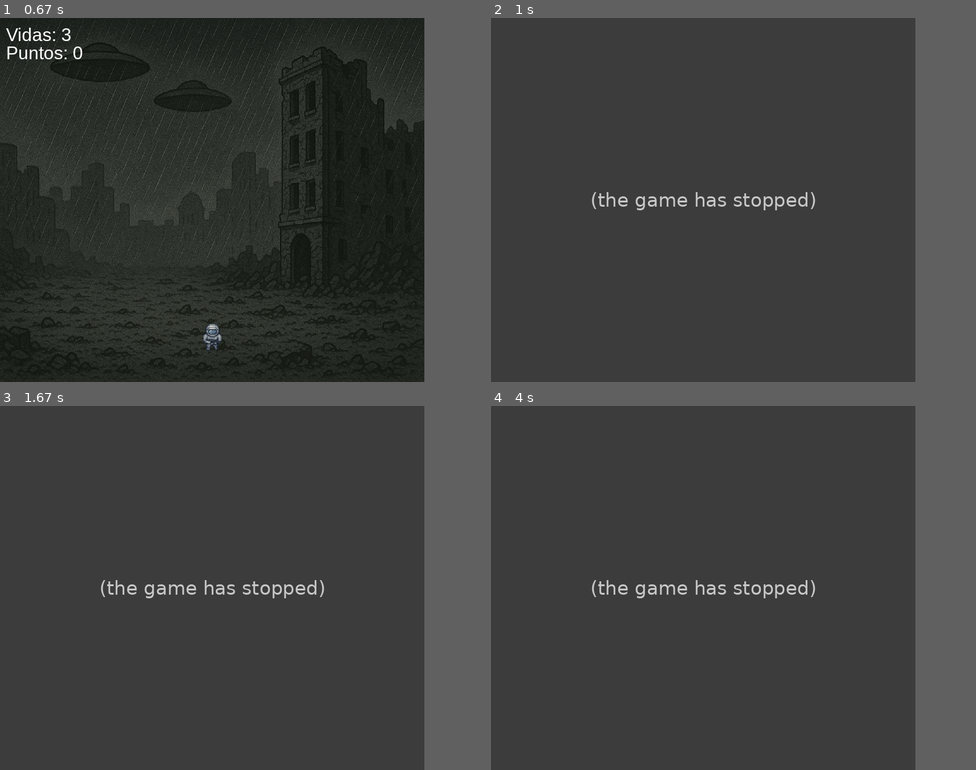
Above: before the commit, frames 1-4 (two rows, left to right).
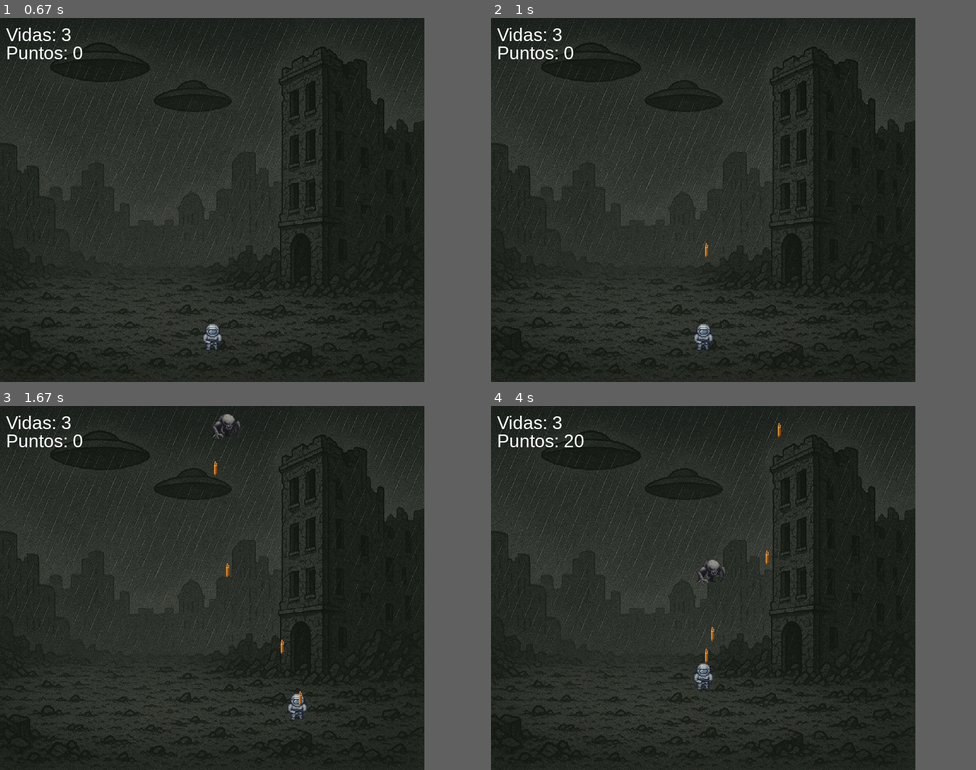
Above: after the commit, the same moments.

Repository: AgustinDugo/TP-Programacion-Pygame
Game: pygame game, started from main.py
Same seed, same stepped clock (60 frames per second), same inputs: the game is played once before the commit and once after it.
Inputs:
- Up to frame 1 (0.67 s): click "Jugar" at 0.38 s
- Up to frame 2 (1 s): tap Space at 0.67 s
- Up to frame 3 (1.67 s): hold Right 1-1.47 s; tap Space at 1.07, 1.37, 1.62 s; hold Up from 1.55 s (still down)
- Up to frame 4 (4 s): release Up at 1.85 s; hold Right 1.88-2.35 s; tap Space at 1.95, 2.25, 2.45, 2.75, 3.02, 3.35, 3.65, 3.78 s; hold Left 2.38-2.92 s; hold Down 2.95-3.25 s; hold Left 3.28-3.68 s; hold Up from 3.72 s (still down)

Frame 1 is identical in both runs. In frame 2, 45% of the frame differs, in the area x 0-88%, y 0-100%; in frame 3, 45%; in frame 4, 45%.
Error before the commit: TypeError: disparar() missing 1 required positional argument: 'disparos' (juego.py line 104); the game stopped at 0.67 s (later frames are placeholders)

Commit message:
Se edita funcion disparo

Diff:
--- a/utils.py
+++ b/utils.py
@@ -53,7 +53,7 @@
         personaje["y"] += personaje["vel"]
 
 
-def disparar(teclas, personaje: dict[str, int], disparos: list[dict[str, int]]):
+def disparar(personaje: dict[str, int], disparos: list[dict[str, int]]):
     """
     Agrega un nuevo disparo a la lista si se presiona la barra espaciadora.
 
@@ -62,15 +62,15 @@
         personaje: Diccionario con la posición y tamaño del personaje.
         disparos: Lista de diccionarios representando los disparos activos.
     """
-    if teclas[pygame.K_SPACE]:
-        nuevo_disparo = {
-            "x": personaje["x"] + personaje["ancho"] // 2 - 5,
-            "y": personaje["y"],
-            "ancho": 10,
-            "alto": 20,
-            "vel": 7
-        }
-        disparos.append(nuevo_disparo)
+
+    nuevo_disparo = {
+        "x": personaje["x"] + personaje["ancho"] // 2 - 5,
+        "y": personaje["y"],
+        "ancho": 10,
+        "alto": 20,
+        "vel": 7
+    }
+    disparos.append(nuevo_disparo)
 
 
 def mover_disparos(disparos: list[dict[str, int]]) -> list[dict[str, int]]:
